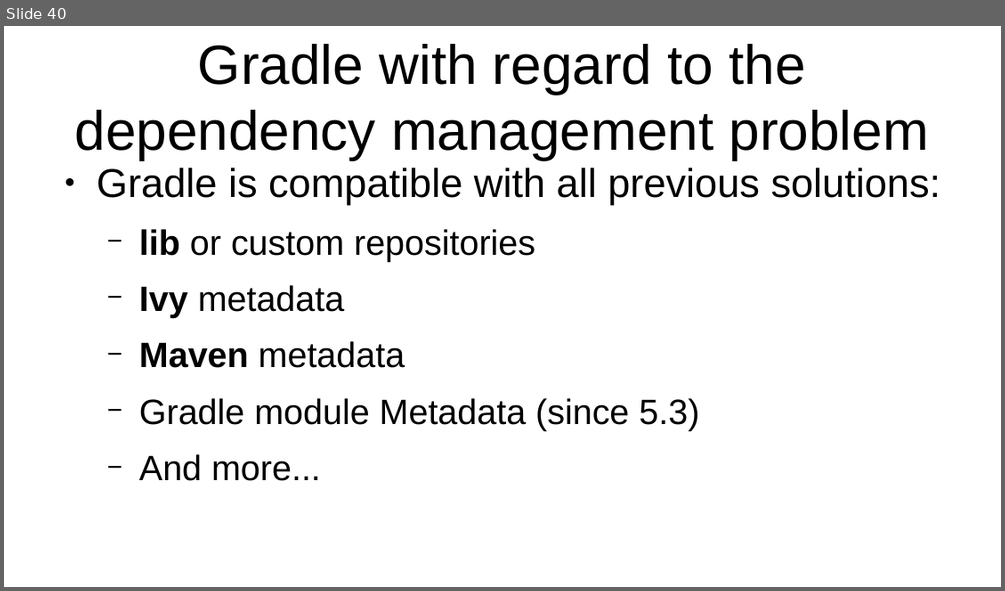
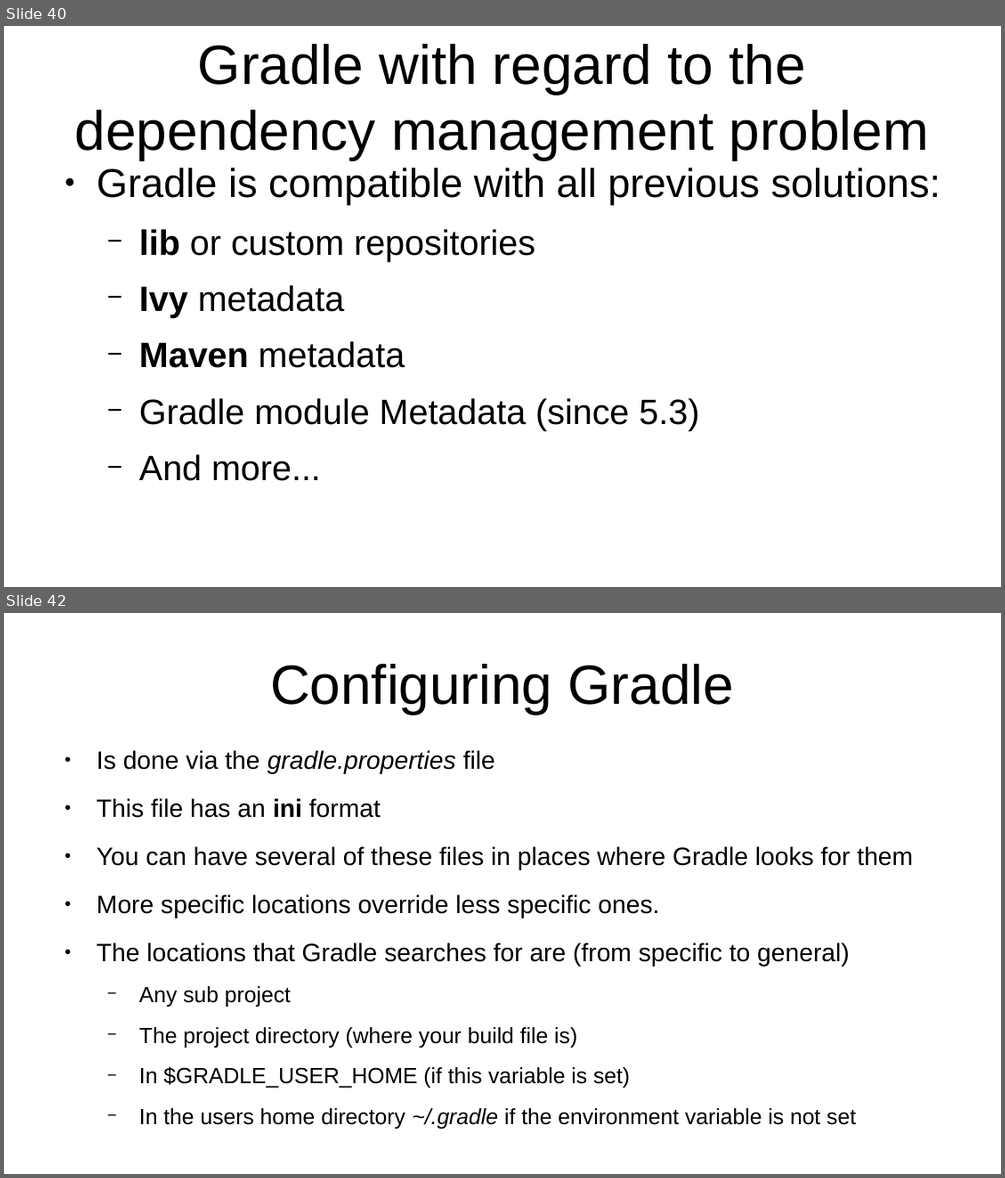
Before and after one commit to veltzer/teaching-slides, a slide deck: odp/gradle/gradle.odp. Shown one above the other, each under a label of ours: slide 40 before the commit, slides 40 and 42 after it; the slides between them are not shown. The pictures are 1005x591 and 1005x1178 pixels, drawn with LibreOffice and Linux fonts; fonts in the diff are those of the drawing. Boxes give left, top, right and bottom in pixels: in the first picture for what was removed or moved away, otherwise in the second. Text is boxed around its words. In the diff, an @@ line names an element or a change of style, - is before the commit and + after.

Commit message:
more stuff

```diff
--- a/odp/gradle/gradle.odp
+++ b/odp/gradle/gradle.odp
@@ slide 42 added at (4, 613, 1001, 1174), background #FFFFFF @@
@@ title added at (270, 664, 734, 714), 44 pt, text #000000 @@
+Configuring Gradle
@@ text added at (97, 750, 913, 1128), 20 pt, text #000000 @@
+● Is done via the gradle.properties file
+● This file has an ini format
+● You can have several of these files in places where Gradle looks for them
+● More specific locations override less specific ones.
+● The locations that Gradle searches for are (from specific to general)
+  − Any sub project
+  − The project directory (where your build file is)
+  − In $GRADLE_USER_HOME (if this variable is set)
+  − In the users home directory ~/.gradle if the environment variable is not set
```
Also in this commit, not shown: 10 other slides added.
